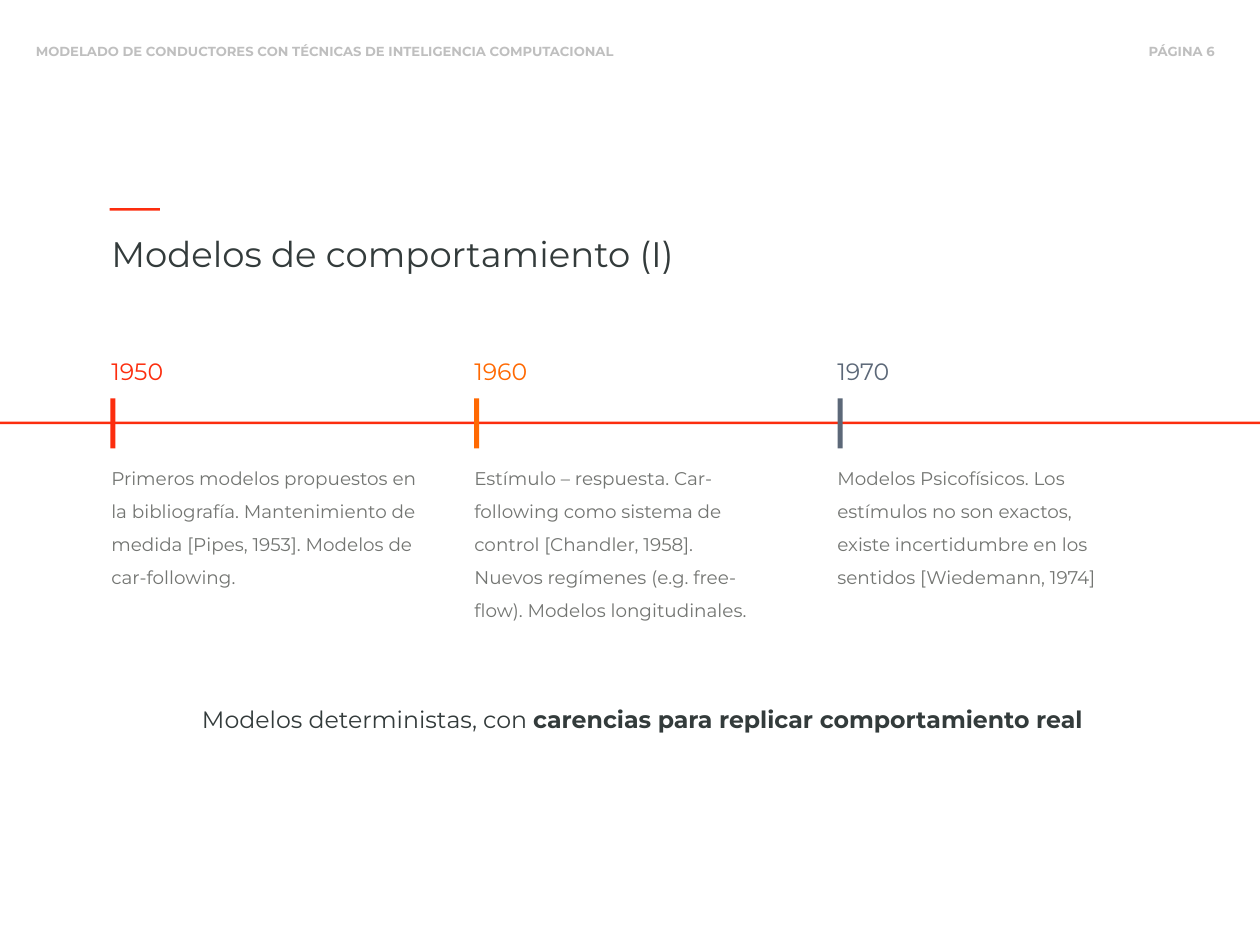
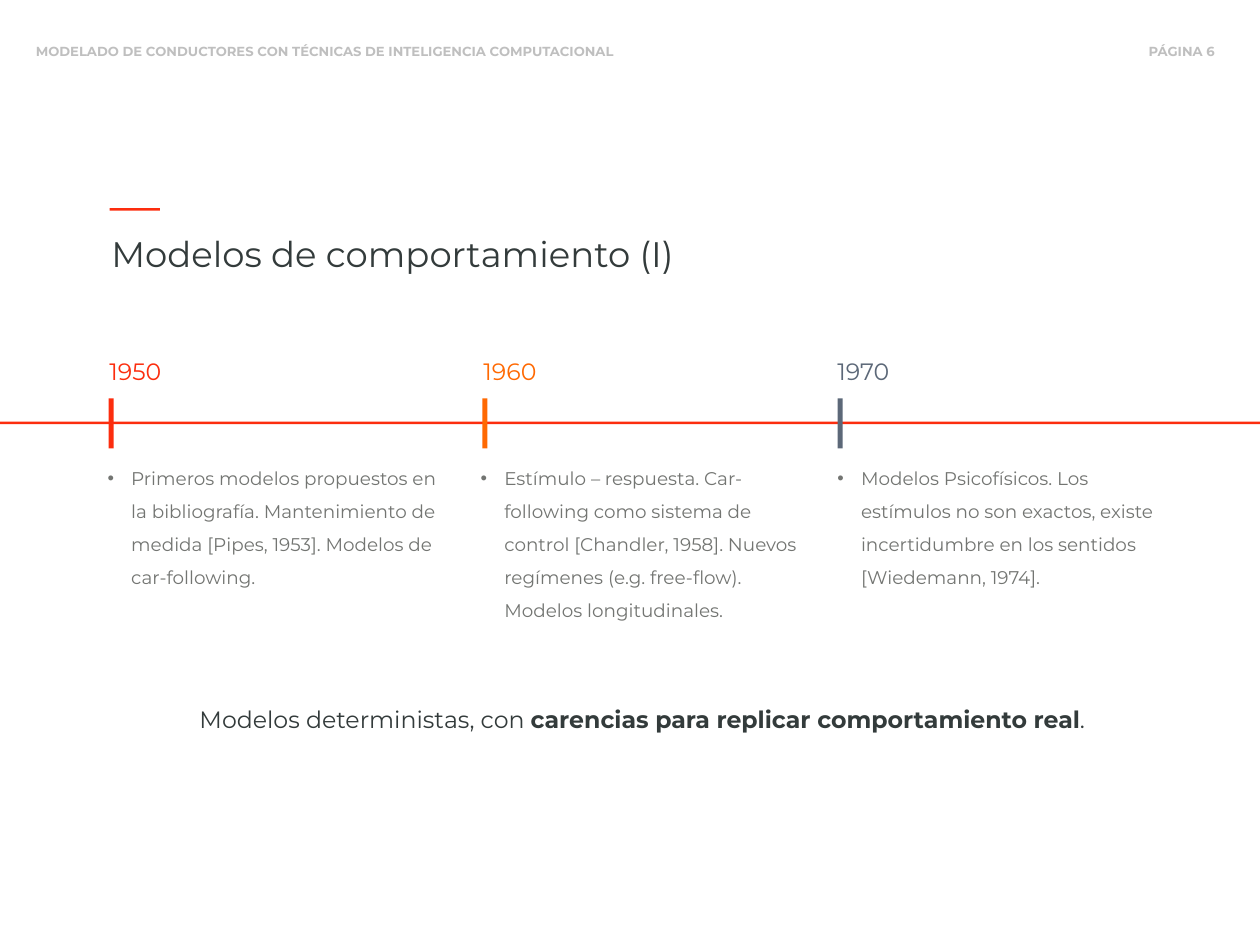
Before and after one commit to blazaid/PhD-Alberto, a slide deck: slide 6 of slides/phd-slides.pptx. Drawn at 1260x945 pixels with LibreOffice and Linux fonts; fonts in the diff are those of the drawing. Boxes give left, top, right and bottom in pixels: in the first picture for what was removed or moved away, otherwise in the second. Text is boxed around its words. In the diff, an @@ line names an element or a change of style, - is before the commit and + after.

```diff
--- a/slides/phd-slides.pptx
+++ b/slides/phd-slides.pptx
@@ text "1960": place and size @@
-text "1960" at <box>474,363,527,380</box>
+text "1960" at <box>483,363,536,380</box>
@@ rectangle: place and size @@
-rectangle at <box>474,398,479,449</box>
+rectangle at <box>483,398,488,449</box>
@@ text "Primeros modelos propuestos en la ..." at <box>131,471,436,588</box>: bullet none to • @@
@@ text "Estímulo – respuesta. Car-following como ..." at <box>504,471,796,621</box>: bullet none to • @@
@@ text at <box>861,471,1153,588</box>: text changed @@
-Modelos Psicofísicos. Los estímulos no son exactos, existe incertidumbre en los sentidos [Wiedemann, 1974]
+• Modelos Psicofísicos. Los estímulos no son exactos, existe incertidumbre en los sentidos [Wiedemann, 1974].
@@ text at <box>199,709,1085,733</box>: text changed @@
-Modelos deterministas, con carencias para replicar comportamiento real
+Modelos deterministas, con carencias para replicar comportamiento real.
```
Also in this commit, not shown: 35 other slides changed, 1 other file.
